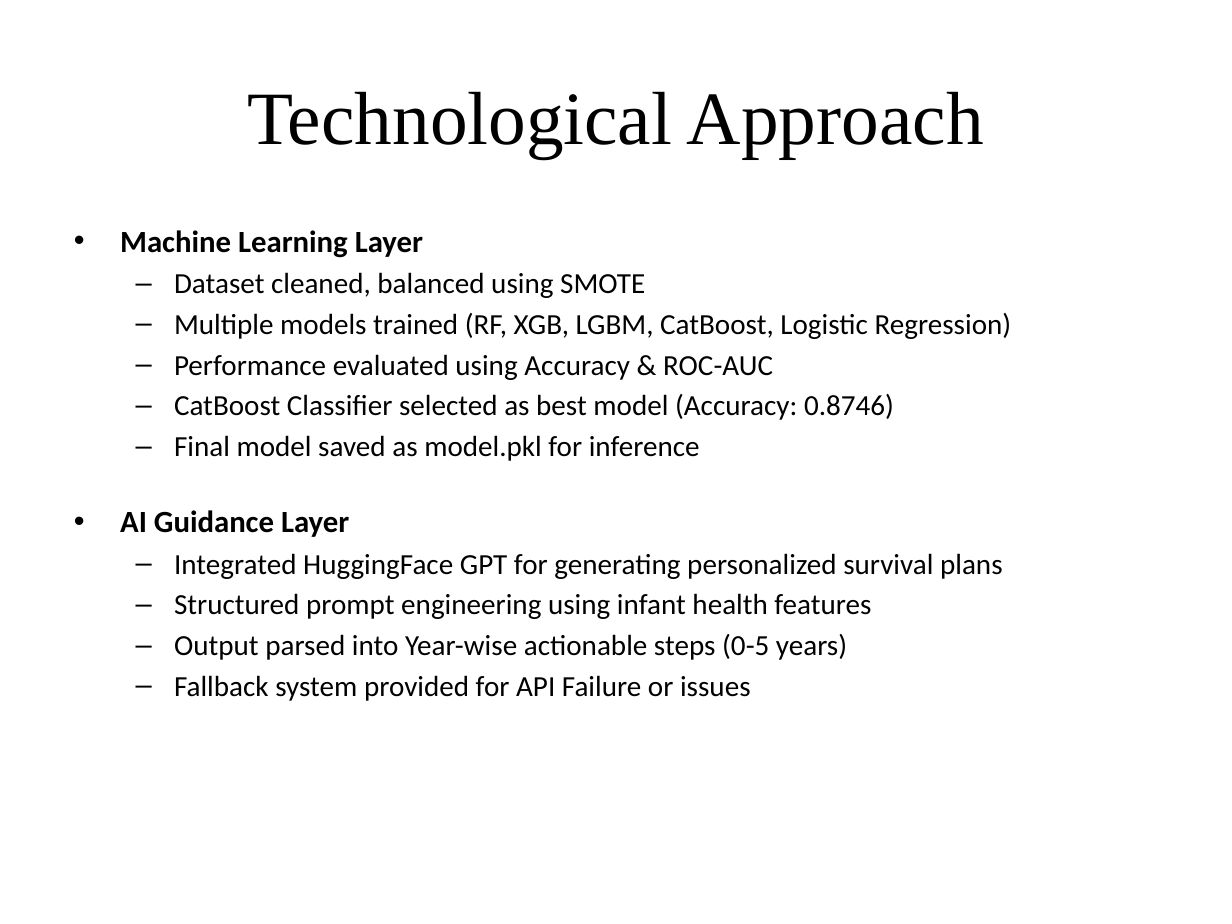
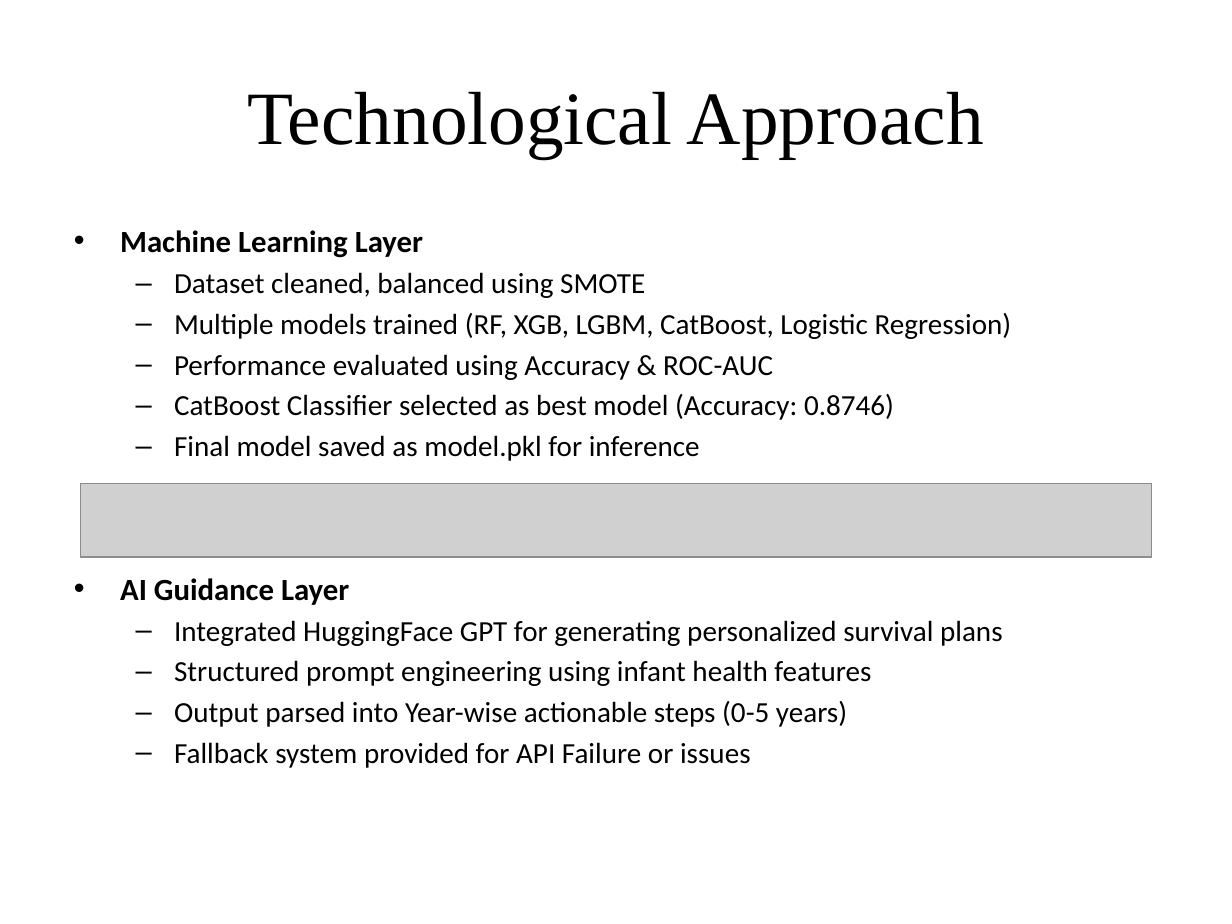
Before and after one commit to Lalithreddy-12/Intelligent-Infant-Health-Predictor-With-Personalized-AI-Guidance, a slide deck: slide 12 of Docs/Ppt/First Review.pptx (slide 8 before the commit). Drawn at 1232x924 pixels with LibreOffice and Linux fonts; fonts in the diff are those of the drawing; grey boxes stand for pictures. Boxes give left, top, right and bottom in pixels: in the first picture for what was removed or moved away, otherwise in the second. Text is boxed around its words. In the diff, an @@ line names an element or a change of style, - is before the commit and + after.

```diff
--- a/Docs/Ppt/First Review.pptx
+++ b/Docs/Ppt/First Review.pptx
@@ text "Machine Learning Layer" rewrapped from (120, 230, 1012, 701) to (120, 230, 1012, 768) @@
@@ picture added at (81, 484, 1152, 557) @@
```
Also in this commit, not shown: 3 other slides changed, 7 slides added, 3 slides removed.
